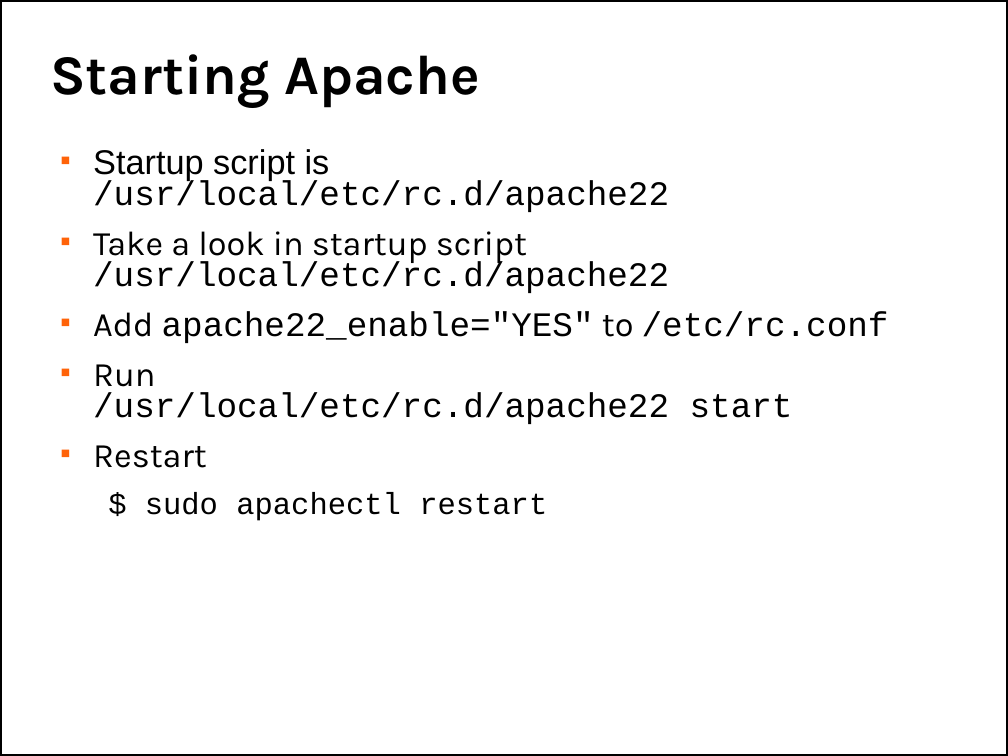
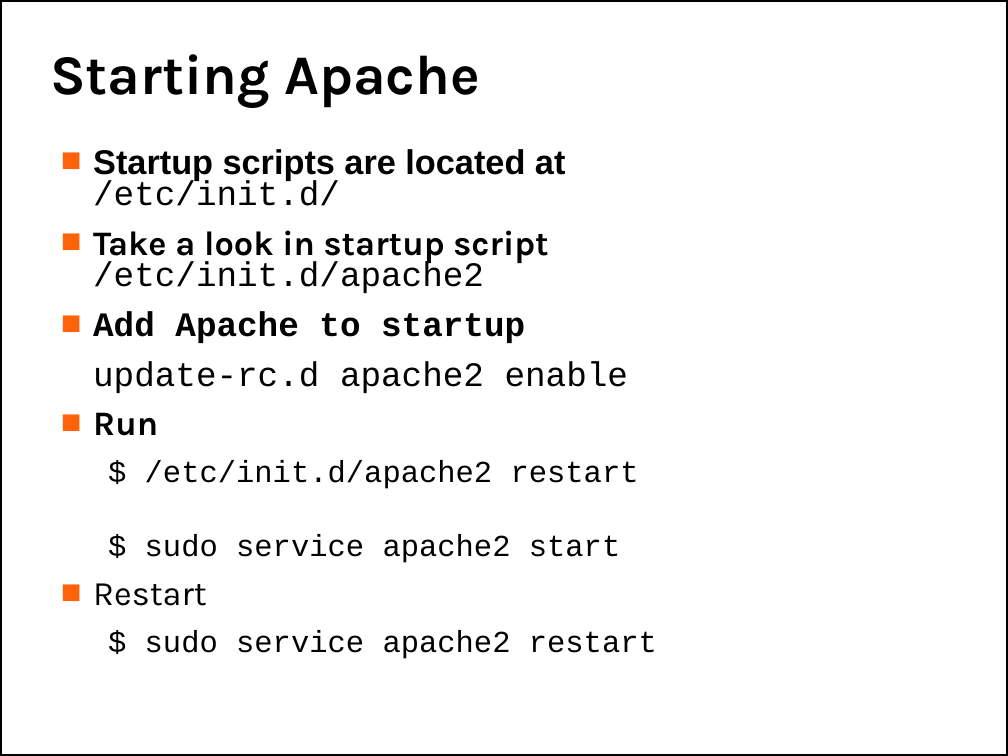
Before and after one commit to afnog/afnog.github.io, a slide deck: slide 7 of sse/apache/apache.ppt. Drawn at 1008x756 pixels with LibreOffice and Linux fonts; fonts in the diff are those of the drawing; background and template pictures are left out. Boxes give left, top, right and bottom in pixels: in the first picture for what was removed or moved away, otherwise in the second. Text is boxed around its words. In the diff, an @@ line names an element or a change of style, - is before the commit and + after.

```diff
--- a/sse/apache/apache.ppt
+++ b/sse/apache/apache.ppt
@@ text at (93,149,639,563): text changed @@
-■ Startup script is
-  /usr/local/etc/rc.d/apache22
-■ Take a look in startup script
-  /usr/local/etc/rc.d/apache22
-■ Add apache22_enable="YES" to /etc/rc.conf
-■ Run
-  /usr/local/etc/rc.d/apache22 start
+■ Startup scripts are located at
+  /etc/init.d/
+■ Take a look in startup script
+  /etc/init.d/apache2
+■ Add Apache to startup
+update-rc.d apache2 enable
+■ Run
+  $ /etc/init.d/apache2 restart
+  $ sudo service apache2 start
@@ text at (145,630,657,659): text changed @@
-  $ sudo apachectl restart
+  $ sudo service apache2 restart
```
Also in this commit, not shown: 4 other slides changed, 1 slide added, 1 slide removed, 1 other file.
